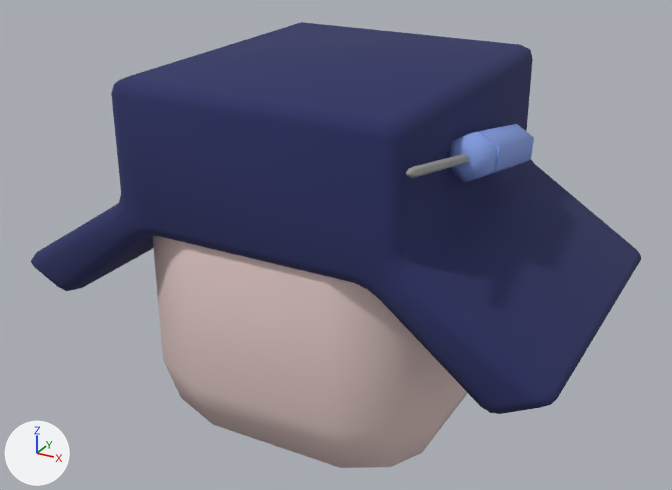
The FBX model KleptoKnights/Assets/Models/SM_BuilderHead.fbx: old version first, new version second.
Before and after are seen from a 50 mm lens placed at (2.1, -3.27, 4.5), pointed at (0.31, -0.03, 2.88). Lighting does not change. The marker at lower left points along +X, +Y and +Z. Where no turn or scale is listed for an object, it has been applied to the vertices.

Names of what the first picture shows: 'SM_BuilderHead'.
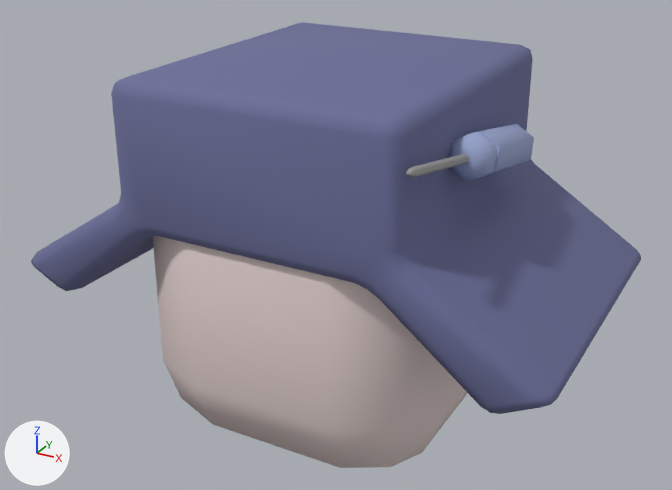
What differs and where, as boxes [x1, y1, x2, y2] in the pictures (672 x 490 px):
```json
{"object": "SM_BuilderHead", "change": "recoloured", "before": [31, 22, 641, 414], "after": [31, 22, 641, 414]}
```

Scene script edits in JSON lines:
```json
{"op": "set", "path": "mat_mat_builderhead.base_color", "old": "(0.025, 0.0311, 0.127)", "new": "(0.15, 0.16, 0.321)", "note": "dark blue #2c3164 -> blue #6c6f9a"}
```
